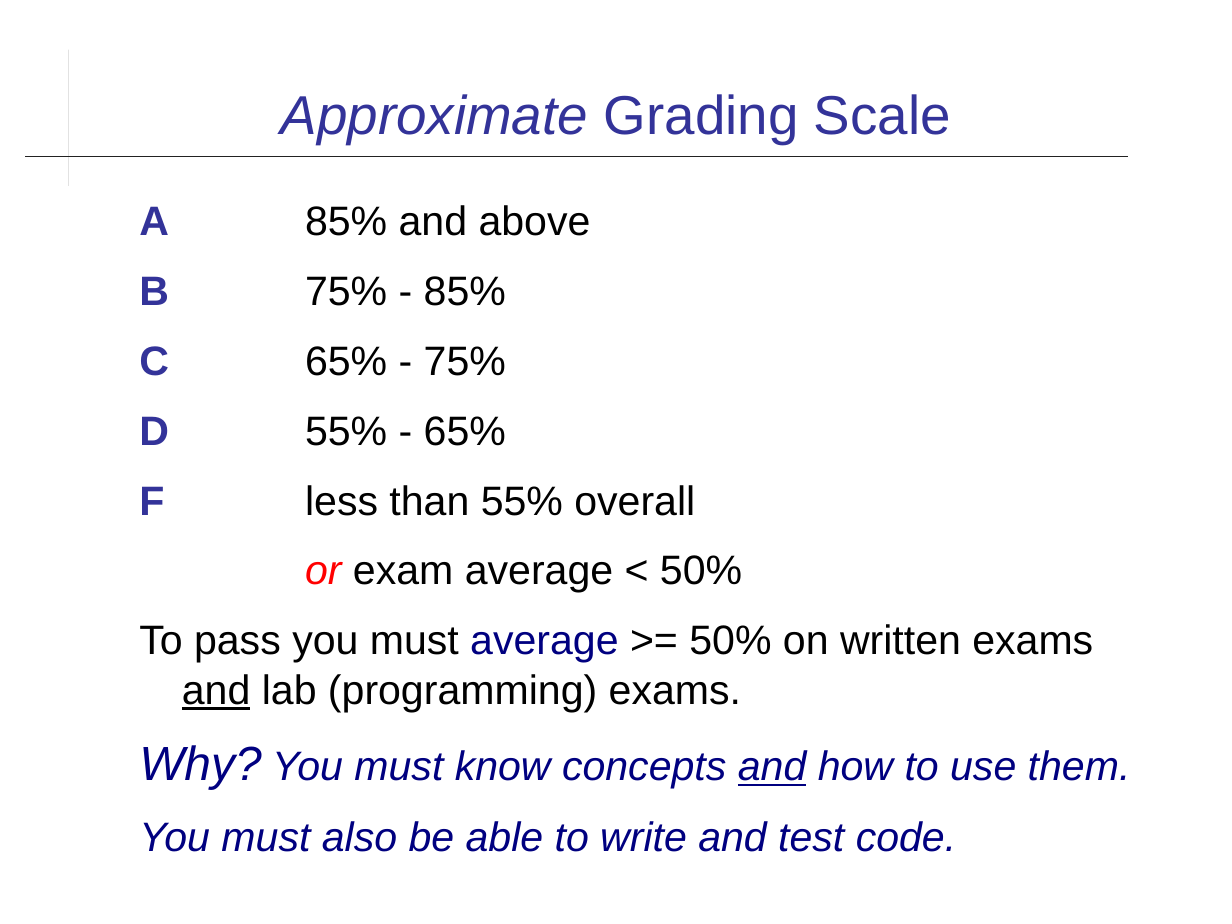
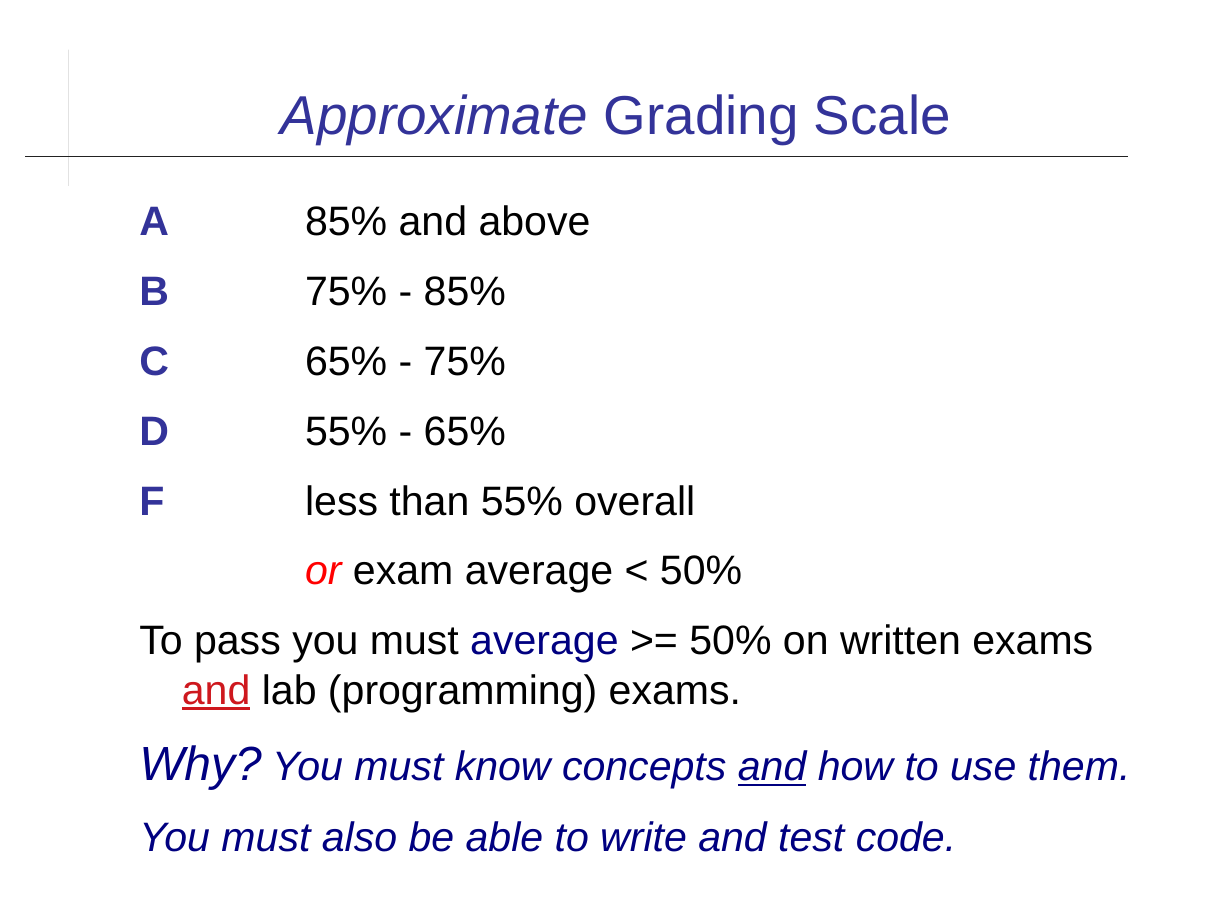
Before and after one commit to cpske/ISP, a slide deck: slide 12 of introduction/Introduction-to-Course.odp. Drawn at 1232x924 pixels with LibreOffice and Linux fonts; fonts in the diff are those of the drawing. Boxes give left, top, right and bottom in pixels: in the first picture for what was removed or moved away, otherwise in the second. Text is boxed around its words. In the diff, an @@ line names an element or a change of style, - is before the commit and + after.

```diff
--- a/introduction/Introduction-to-Course.odp
+++ b/introduction/Introduction-to-Course.odp
@@ text at (139, 624, 1093, 712): text colour #000000 to #CE181E in "and" @@
```
Also in this commit, not shown: 3 other slides changed, 3 other files.
